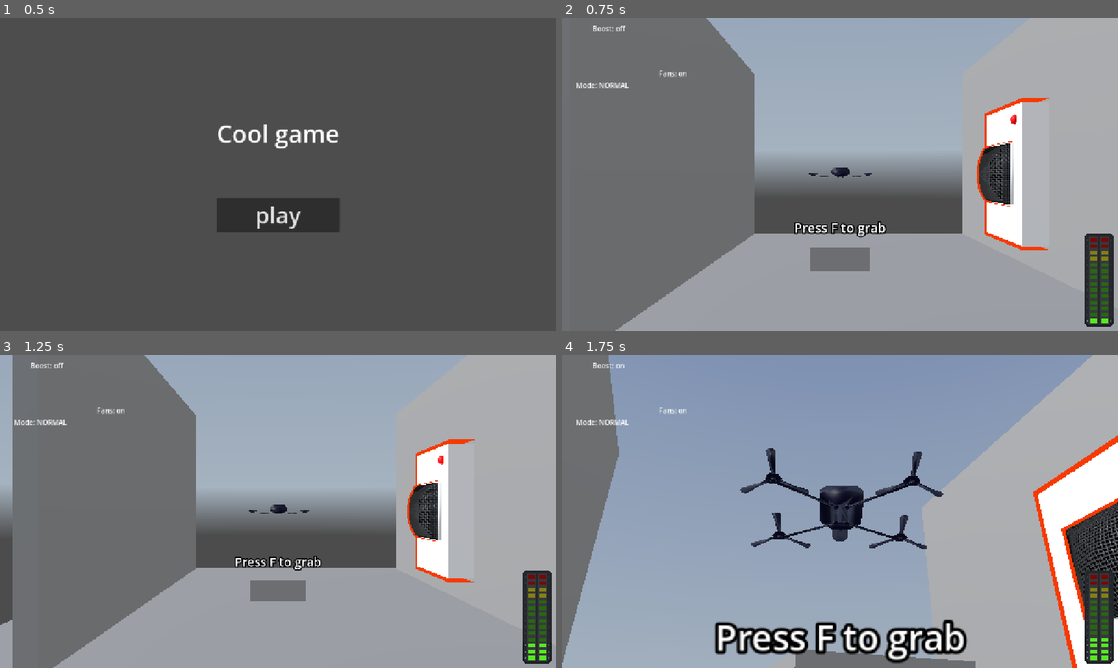
Above: before the commit, frames 1-4 (two rows, left to right).
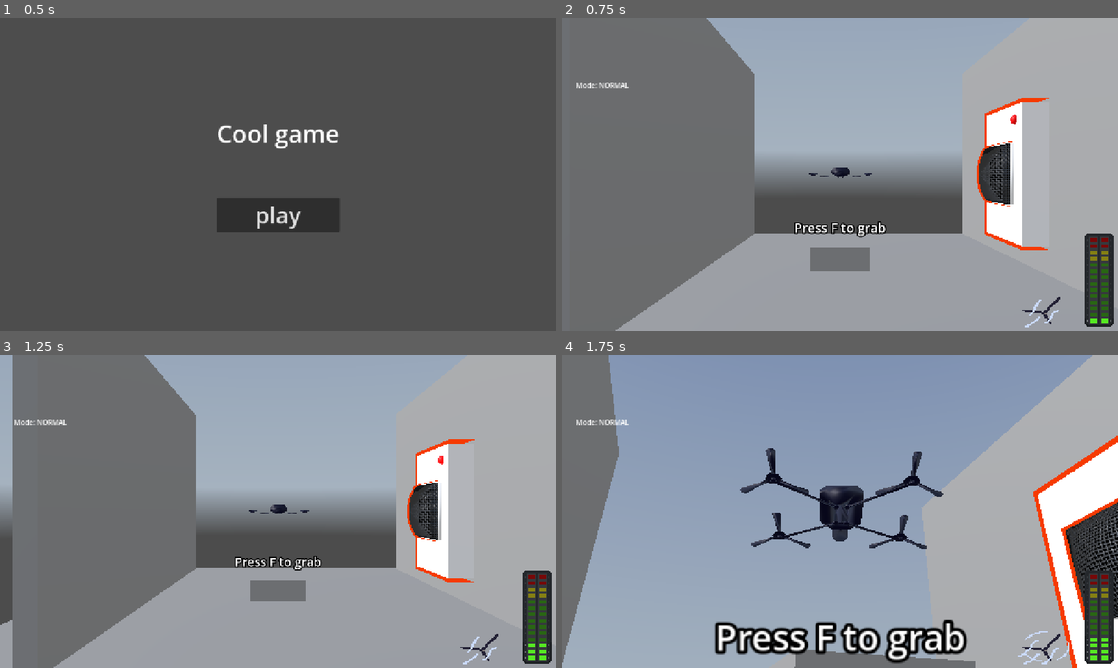
Above: after the commit, the same moments.

Repository: Apmds/operation-spin
Game: Godot game, scene res://src/menus/main_menu.tscn
The game is run twice, just before and just after one commit, with the same random seed, the same clock (stepped at 60 frames per second) and the same inputs. A sky picture missing from this copy of the repository is replaced by a grey-blue gradient.
Inputs (mouse positions are in pixels of both pictures, inside the frame that each line leads up to):
- Up to frame 1 (0.5 s): no input
- Up to frame 2 (0.75 s): click "play" at 0.5 s
- Up to frame 3 (1.25 s): no input
- Up to frame 4 (1.75 s): tap Enter (ui_accept) at 1.25, 1.52 s; move the mouse to (867, 511) at 1.27 s; hold Up (move_forward) from 1.28 s (still down); hold Shift (boost) from 1.28 s (still down); click (867, 511) at 1.42 s

Frame 1 is identical in both runs. In frame 2, 0.2% of the frame differs, in the area x 5-90%, y 2-99%; in frame 3, 0.2%; in frame 4, 0.3%, in the area x 5-92%, y 2-99%.

Commit message:
fans status ui

Diff:
--- a/src/drone/drone.gd
+++ b/src/drone/drone.gd
@@ -153,7 +153,6 @@
 			noise_goal = NOISE_NORMAL
 	else:
 		noise_goal = NOISE_BASE
-	print("noise: %s, noise_goal: %s, next_noise: %s" % [noise, noise_goal, lerp(noise, noise_goal, noise_speed*delta)])
 	noise = lerp(noise, noise_goal, noise_speed*delta)
 
 	move_and_slide()
--- a/src/levels/level.gd
+++ b/src/levels/level.gd
@@ -1,9 +1,12 @@
 class_name Level extends Node3D
 
+var fans_off_tex = preload("res://assets/ui/fan_status_off.png")
+var fans_on_tex = preload("res://assets/ui/fan_status_on.png")
+var fans_boost_tex = preload("res://assets/ui/fan_status_boost.png")
+
 @onready var UI: Control = $UI
-@onready var ui_boost_status: Label = $"UI/Boost status"
-@onready var ui_fans_status: Label = $"UI/Fans status"
-@onready var ui_noise_status: TextureProgressBar = $"UI/MarginContainer/Noise status"
+@onready var ui_fans_status: TextureRect = %"Fans status"
+@onready var ui_noise_status: TextureProgressBar = %"Noise status"
 @onready var ui_mode_status: Label = $"UI/Mode status"
 
 @onready var drone: Drone = $Drone
@@ -21,19 +24,29 @@
 	get: return boost_status
 	set(value):
 		boost_status = value
-		ui_boost_status.text = "Boost: %s" % ("on" if value else "off")
+		update_fans_status()
 
 var fans_on: bool = false:
 	get: return fans_on
 	set(value):
 		fans_on = value
-		ui_fans_status.text = "Fans: %s" % ("on" if value else "off")
+		update_fans_status()
 
 var mode: Drone.FlightMode = Drone.FlightMode.NORMAL:
 	get: return mode
 	set(value):
 		mode = value
 		ui_mode_status.text = "Mode: %s" % Drone.FlightMode.find_key(value)
+
+func update_fans_status() -> void:
+	if not fans_on:
+		ui_fans_status.texture = fans_off_tex
+		return
+
+	if boost_status:
+		ui_fans_status.texture = fans_boost_tex
+	else:
+		ui_fans_status.texture = fans_on_tex
 
 func _on_drone_boost_changed(status: bool) -> void:
 	boost_status = status
--- a/src/test_scene.tscn
+++ b/src/test_scene.tscn
@@ -8,6 +8,7 @@
 [ext_resource type="Texture2D" uid="uid://dmsr6mg5ieg3j" path="res://assets/models/city_rooftop_night_skybox_0.png" id="6_pdsn1"]
 [ext_resource type="PackedScene" uid="uid://ckows3v5ck50b" path="res://src/noise_sensor/noise_sensor.tscn" id="7_57l5a"]
 [ext_resource type="Texture2D" uid="uid://dr0xky51fo4kr" path="res://assets/ui/audio_meter_off.png" id="7_f627u"]
+[ext_resource type="Texture2D" uid="uid://dk1n32sbrro2d" path="res://assets/ui/fan_status_off.png" id="7_ipyvp"]
 [ext_resource type="Texture2D" uid="uid://ddsbbwvfghsib" path="res://assets/ui/audio_meter.png" id="7_lwd14"]
 
 [sub_resource type="BoxMesh" id="BoxMesh_sovdr"]
@@ -100,22 +101,6 @@
 grow_vertical = 2
 mouse_filter = 2
 
-[node name="Boost status" type="Label" parent="UI" unique_id=321479665]
-layout_mode = 0
-offset_left = 70.0
-offset_top = 13.0
-offset_right = 188.0
-offset_bottom = 36.0
-text = "boost"
-
-[node name="Fans status" type="Label" parent="UI" unique_id=1529083678]
-layout_mode = 0
-offset_left = 223.0
-offset_top = 116.0
-offset_right = 263.0
-offset_bottom = 139.0
-text = "fans"
-
 [node name="Mode status" type="Label" parent="UI" unique_id=453791101]
 layout_mode = 0
 offset_left = 32.0
@@ -124,21 +109,41 @@
 offset_bottom = 166.0
 text = "Mode"
 
-[node name="MarginContainer" type="MarginContainer" parent="UI" unique_id=655724565]
+[node name="HBoxContainer" type="HBoxContainer" parent="UI" unique_id=17228339]
 layout_mode = 1
 anchors_preset = 3
 anchor_left = 1.0
 anchor_top = 1.0
 anchor_right = 1.0
 anchor_bottom = 1.0
-offset_left = -78.0
+offset_left = -318.0
 offset_top = -225.0
 grow_horizontal = 0
 grow_vertical = 0
+theme_override_constants/separation = 16
+alignment = 2
+
+[node name="FansMargin" type="MarginContainer" parent="UI/HBoxContainer" unique_id=2059834854]
+layout_mode = 2
+theme_override_constants/margin_top = 129
+
+[node name="Fans status" type="TextureRect" parent="UI/HBoxContainer/FansMargin" unique_id=400965169]
+unique_name_in_owner = true
+texture_filter = 1
+custom_minimum_size = Vector2(143.745, 0)
+layout_mode = 2
+size_flags_horizontal = 8
+texture = ExtResource("7_ipyvp")
+stretch_mode = 4
+
+[node name="NoiseMargin" type="MarginContainer" parent="UI/HBoxContainer" unique_id=655724565]
+custom_minimum_size = Vector2(78, 225)
+layout_mode = 2
 theme_override_constants/margin_right = 10
 theme_override_constants/margin_bottom = 10
 
-[node name="Noise status" type="TextureProgressBar" parent="UI/MarginContainer" unique_id=293352012]
+[node name="Noise status" type="TextureProgressBar" parent="UI/HBoxContainer/NoiseMargin" unique_id=293352012]
+unique_name_in_owner = true
 texture_filter = 1
 layout_mode = 2
 fill_mode = 3
Binary file added: assets/ui/fan_status_boost.png
Not shown, added: assets/ui/fan_status_boost.png.import
Binary file added: assets/ui/fan_status_off.png
Not shown, added: assets/ui/fan_status_off.png.import
Binary file added: assets/ui/fan_status_on.png
Not shown, added: assets/ui/fan_status_on.png.import
Binary file added: proj_files/ui/fan_status_boost.aseprite
Binary file added: proj_files/ui/fan_status_off.aseprite
Binary file added: proj_files/ui/fan_status_on.aseprite
